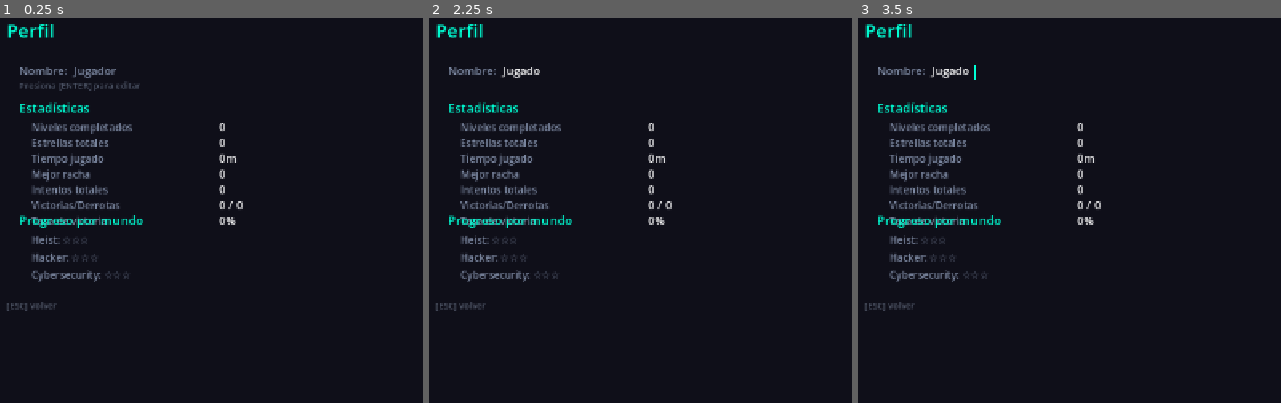
Above: before the commit, frames 1-3 (left to right).
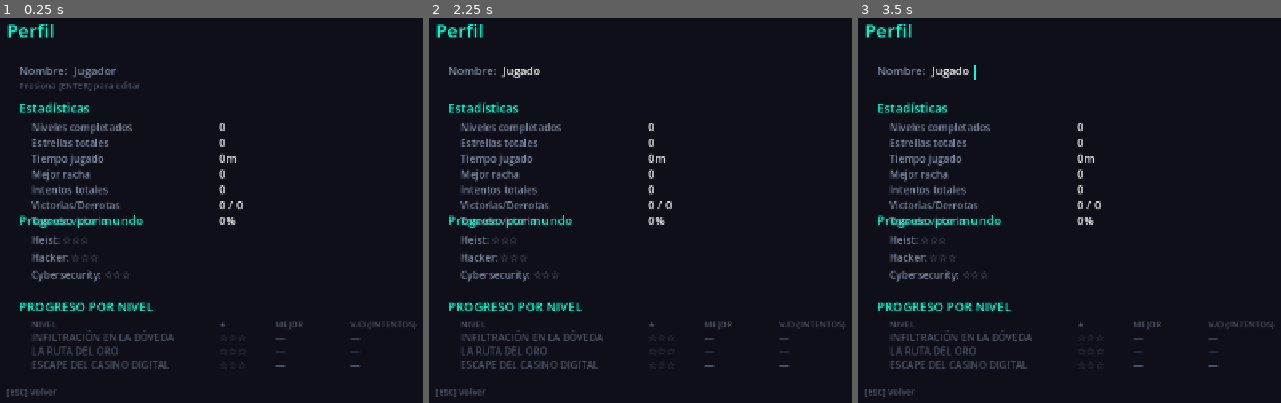
Above: after the commit, the same moments.

Repository: Laeoon/vertex
Game: Godot game, scene res://escenas/menu/profile.tscn
Same seed, same stepped clock (60 frames per second), same inputs: the game is played once before the commit and once after it. This scene is started directly instead of the project's main scene.
Inputs (mouse positions are in pixels of both pictures, inside the frame that each line leads up to):
- Up to frame 1 (0.25 s): no input
- Up to frame 2 (2.25 s): tap Enter at 0.5, 0.6, 2 s; move the mouse to (outside the picture) at 0.52 s; hold Right 0.53-1.28 s; click (outside the picture) at 0.67 s; tap Space at 0.77, 1.25, 1.52 s; move the mouse to (636, 249) at 1.27 s; hold Down (ui_down) 1.28-2.03 s; tap Tab at 1.35 s; move the mouse to (outside the picture) at 2.02 s; hold Right from 2.03 s (still down); tap Backspace at 2.1 s
- Up to frame 3 (3.5 s): tap Space at 2.75, 3.02 s; move the mouse to (1187, 314) at 2.77 s; release Right at 2.78 s; hold Up (ui_up) from 2.78 s (still down); tap Delete at 2.85 s; click (1187, 314) at 2.92 s

The runs differ from the first frame. In frame 1, 1.8% of the frame differs, in the area x 1-99%, y 73-99%; in frame 2, 1.8%; in frame 3, 1.8%.

Commit message:
feat(perfil): progreso por nivel (estrellas/mejor coste/intentos)
build_level_rows pura y testeable + seccion PROGRESO POR NIVEL dibujada por codigo. Selector ya mostraba estrellas (verificado). Test _test_stats_perfil (7). Cierra el ultimo item del DoD heist-100%.

Diff:
--- a/escenas/menu/profile.gd
+++ b/escenas/menu/profile.gd
@@ -10,6 +10,12 @@
 const GRIS_OSCURO: Color = Color(0.3, 0.33, 0.4)
 const BLANCO: Color = Color.WHITE
 const AMARILLO: Color = Color(1.0, 0.85, 0.0)
+
+const BrandClass = preload("res://juego/ui/brand.gd")
+const LevelRegistryClass = preload("res://juego/system/level_registry.gd")
+
+const SECTION_X := 70.0
+const SECTION_W_OFFSET := 140.0
 
 var player_name: String = "Jugador"
 var _editing_name: bool = false
@@ -174,16 +180,39 @@
 		var total: int = stats["total_wins"] + stats["total_losses"]
 		stats["win_rate"] = float(stats["total_wins"]) / float(total) * 100.0 if total > 0 else 0.0
 
-		# Per-level detail
-		var level_keys: PackedStringArray = stats_cfg.get_section_keys("levels")
-		for lk in level_keys:
-			var parts: PackedStringArray = lk.rsplit("_", true, 1)
-			if parts.size() == 2:
-				stats["levels_detail"].append({
-					"id": parts[0],
-					"stat": parts[1],
-					"value": stats_cfg.get_value("levels", lk, 0)
-				})
+	# Desglose por nivel del mundo heist (una fila por nivel registrado).
+	# build_level_rows es una función pura testeable: recibe los ConfigFile ya
+	# cargados para que los tests puedan inyectar datos en memoria.
+	stats["levels_detail"] = build_level_rows("heist", progress_cfg, stats_cfg)
+
+
+## Construye las filas de "PROGRESO POR NIVEL" para un mundo.
+##
+## Función pura: itera `LevelRegistry.WORLDS[world_id]["levels"]` y, para cada
+## nivel, lee estrellas/mejor_coste de `progress_cfg` (sección "estrellas") y
+## victorias/derrotas de `stats_cfg` (sección "levels", claves `<key>_wins` /
+## `<key>_losses`). Sin datos → fila con "—". No lee disco directo; recibe los
+## ConfigFile ya cargados para que los tests inyecten datos en memoria.
+static func build_level_rows(world_id: String, progress_cfg: ConfigFile, stats_cfg: ConfigFile) -> Array:
+	var rows: Array = []
+	var levels: Array = LevelRegistryClass.WORLDS.get(world_id, {}).get("levels", [])
+	for cfg in levels:
+		var path: String = cfg.get("path", "")
+		var key: String = path.get_file().trim_suffix(".json")
+		var stars: int = progress_cfg.get_value("estrellas", key, 0) if progress_cfg != null else 0
+		var best_cost: float = progress_cfg.get_value("estrellas", key + "_mejor_coste", 0.0) if progress_cfg != null else 0.0
+		var wins: int = stats_cfg.get_value("levels", key + "_wins", 0) if stats_cfg != null else 0
+		var losses: int = stats_cfg.get_value("levels", key + "_losses", 0) if stats_cfg != null else 0
+		rows.append({
+			"key": key,
+			"title": cfg.get("title", key),
+			"stars": stars,
+			"best_cost": best_cost,
+			"wins": wins,
+			"losses": losses,
+			"attempts": wins + losses,
+		})
+	return rows
 
 
 func loc(key: String) -> String:
@@ -253,6 +282,32 @@
 		draw_string(font, Vector2(100, by), label, HORIZONTAL_ALIGNMENT_LEFT, -1, font_size, AMARILLO if wp.stars > 0 else GRIS)
 		by += 28
 
+	# Per-level detail (mundo heist): estrellas, mejor coste e intentos.
+	by += 24
+	draw_string(font, Vector2(80, by), "PROGRESO POR NIVEL", HORIZONTAL_ALIGNMENT_LEFT, -1, font_size + 4, CYAN)
+	by += 26
+
+	var col_stars_x: float = 400.0
+	var col_cost_x: float = 490.0
+	var col_attempts_x: float = 610.0
+	draw_string(font, Vector2(100, by), "NIVEL", HORIZONTAL_ALIGNMENT_LEFT, -1, font_size - 2, GRIS_OSCURO)
+	draw_string(font, Vector2(col_stars_x, by), "★", HORIZONTAL_ALIGNMENT_LEFT, -1, font_size - 2, GRIS_OSCURO)
+	draw_string(font, Vector2(col_cost_x, by), "MEJOR", HORIZONTAL_ALIGNMENT_LEFT, -1, font_size - 2, GRIS_OSCURO)
+	draw_string(font, Vector2(col_attempts_x, by), "V/D (INTENTOS)", HORIZONTAL_ALIGNMENT_LEFT, -1, font_size - 2, GRIS_OSCURO)
+	by += 22
+
+	for row in stats.levels_detail:
+		var has_data: bool = row.attempts > 0 or row.stars > 0
+		var row_color: Color = BLANCO if has_data else GRIS_OSCURO
+		var stars_row: Color = AMARILLO if row.stars > 0 else GRIS_OSCURO
+		draw_string(font, Vector2(100, by), String(row.title).to_upper(), HORIZONTAL_ALIGNMENT_LEFT, -1, font_size, row_color)
+		draw_string(font, Vector2(col_stars_x, by), _stars_to_text(row.stars), HORIZONTAL_ALIGNMENT_LEFT, -1, font_size, stars_row)
+		var coste_txt: String = "%.1f" % row.best_cost if row.best_cost > 0.0 else "—"
+		draw_string(font, Vector2(col_cost_x, by), coste_txt, HORIZONTAL_ALIGNMENT_LEFT, -1, font_size, row_color)
+		var attempts_txt: String = "%d/%d (%d)" % [row.wins, row.losses, row.attempts] if row.attempts > 0 else "—"
+		draw_string(font, Vector2(col_attempts_x, by), attempts_txt, HORIZONTAL_ALIGNMENT_LEFT, -1, font_size, row_color)
+		by += 22
+
 	by += 20
 	draw_string(font, Vector2(60, by), loc("menu.back_hint"), HORIZONTAL_ALIGNMENT_LEFT, -1, font_size - 2, Color(0.35, 0.38, 0.45))
 
--- /dev/null
+++ b/tests/system/_test_stats_perfil.gd
@@ -0,0 +1,81 @@
+extends Node
+
+## Test de stats visibles en perfil (mundo heist): ejercita la función PURA
+## `Profile.build_level_rows()` con ConfigFiles inyectados EN MEMORIA — sin
+## tocar el user:// real. Cubre: filas por nivel registrado, agregado de
+## intentos (wins+losses), niveles sin datos (fila en cero → "—" en UI),
+## mundo inexistente y primer arranque (cfgs null).
+##
+## Invocación:
+##     godot --headless res://tests/system/_test_stats_perfil.tscn
+
+const ProfileScript = preload("res://escenas/menu/profile.gd")
+
+var passed: int = 0
+var failed: int = 0
+
+
+func _ready() -> void:
+	call_deferred("_run")
+
+
+func _run() -> void:
+	# ── S1: lectura y agregado con datos ──
+	var progress_cfg := ConfigFile.new()
+	progress_cfg.set_value("estrellas", "heist_n1", 3)
+	progress_cfg.set_value("estrellas", "heist_n1_mejor_coste", 9.0)
+	progress_cfg.set_value("estrellas", "heist_n2", 2)
+	progress_cfg.set_value("estrellas", "heist_n2_mejor_coste", 14.0)
+
+	var stats_cfg := ConfigFile.new()
+	stats_cfg.set_value("levels", "heist_n1_wins", 2)
+	stats_cfg.set_value("levels", "heist_n1_losses", 1)
+	stats_cfg.set_value("levels", "heist_n2_losses", 3)
+
+	var rows: Array = ProfileScript.build_level_rows("heist", progress_cfg, stats_cfg)
+
+	_af(rows.size() == 3, "heist registra 3 filas (una por nivel del WORLDS)")
+
+	var r1: Dictionary = rows[0]
+	_af(r1.key == "heist_n1" and r1.stars == 3 and r1.best_cost == 9.0,
+		"heist_n1: 3★ / mejor coste 9.0")
+	_af(r1.wins == 2 and r1.losses == 1 and r1.attempts == 3,
+		"heist_n1: V2/D1 → intentos 3")
+
+	var r2: Dictionary = rows[1]
+	_af(r2.key == "heist_n2" and r2.stars == 2 and r2.wins == 0
+		and r2.losses == 3 and r2.attempts == 3,
+		"heist_n2: 2★, 0W/3L → intentos 3 (las derrotas cuentan)")
+
+	var r3: Dictionary = rows[2]
+	_af(r3.key == "heist_n3" and r3.stars == 0 and r3.best_cost == 0.0
+		and r3.attempts == 0,
+		"heist_n3 sin datos: fila en cero (la UI la dibuja con '—')")
+
+	# ── S2: mundo no registrado → lista vacía sin error ──
+	var empty: Array = ProfileScript.build_level_rows(
+		"mundo_inexistente", progress_cfg, stats_cfg)
+	_af(empty.is_empty(), "mundo no registrado → [] (no crashea)")
+
+	# ── S3: primer arranque — cfgs null tolerados ──
+	var fresh: Array = ProfileScript.build_level_rows("heist", null, null)
+	_af(fresh.size() == 3 and fresh[0].stars == 0 and fresh[0].attempts == 0,
+		"cfgs null → filas en cero (perfil recién instalado)")
+
+	_fin()
+
+
+func _af(condicion: bool, mensaje: String) -> void:
+	if condicion:
+		print("PASS: %s" % mensaje)
+		passed += 1
+	else:
+		print("FAIL: %s" % mensaje)
+		failed += 1
+
+
+func _fin() -> void:
+	print("---")
+	print("Results: %d passed, %d failed" % [passed, failed])
+	await get_tree().create_timer(0.05).timeout
+	get_tree().quit(0 if failed == 0 else 1)
--- /dev/null
+++ b/tests/system/_test_stats_perfil.tscn
@@ -0,0 +1,6 @@
+[gd_scene format=3]
+
+[ext_resource type="Script" path="res://tests/system/_test_stats_perfil.gd" id="1"]
+
+[node name="TestStatsPerfil" type="Node"]
+script = ExtResource("1")
Not shown, changed: documentacion/VERTEX/14 - Historial de cambios.md
